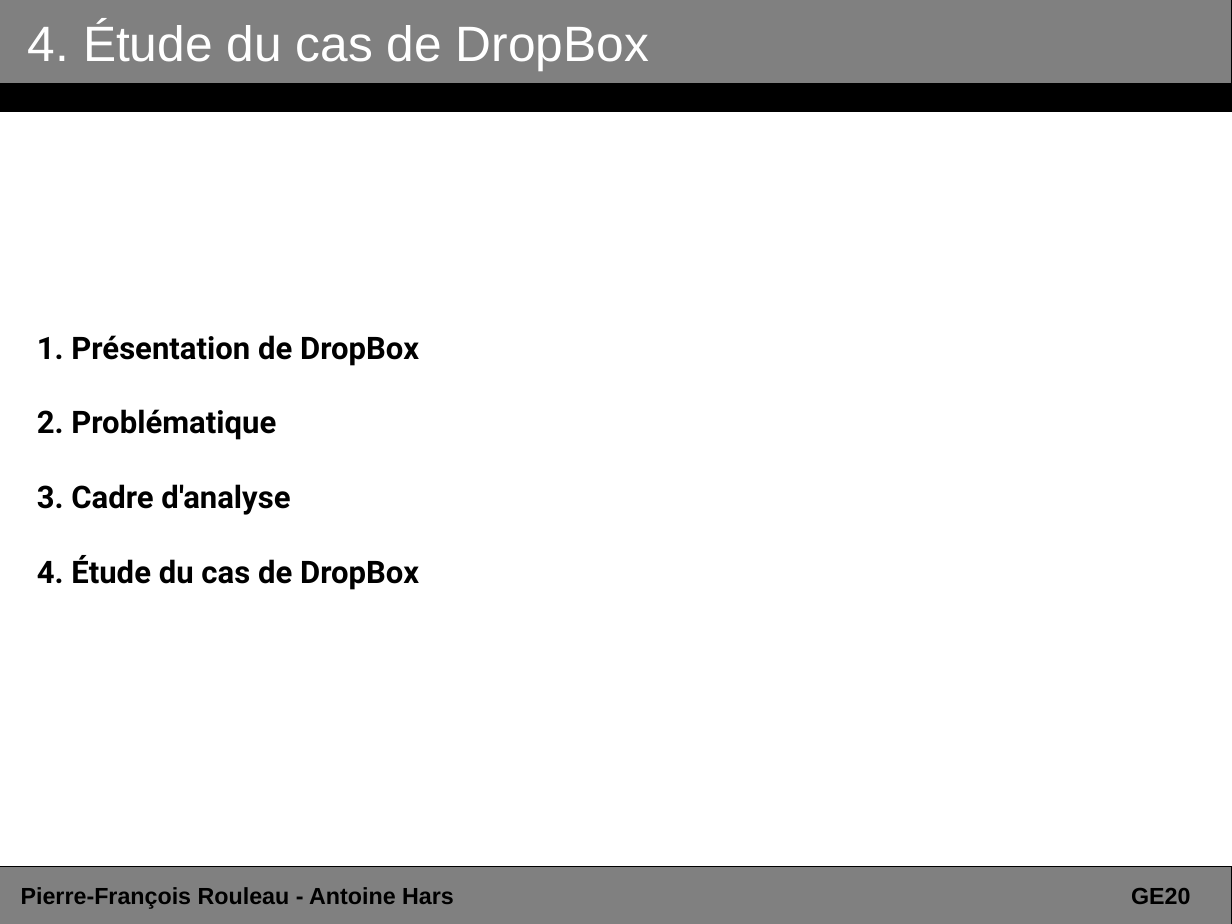
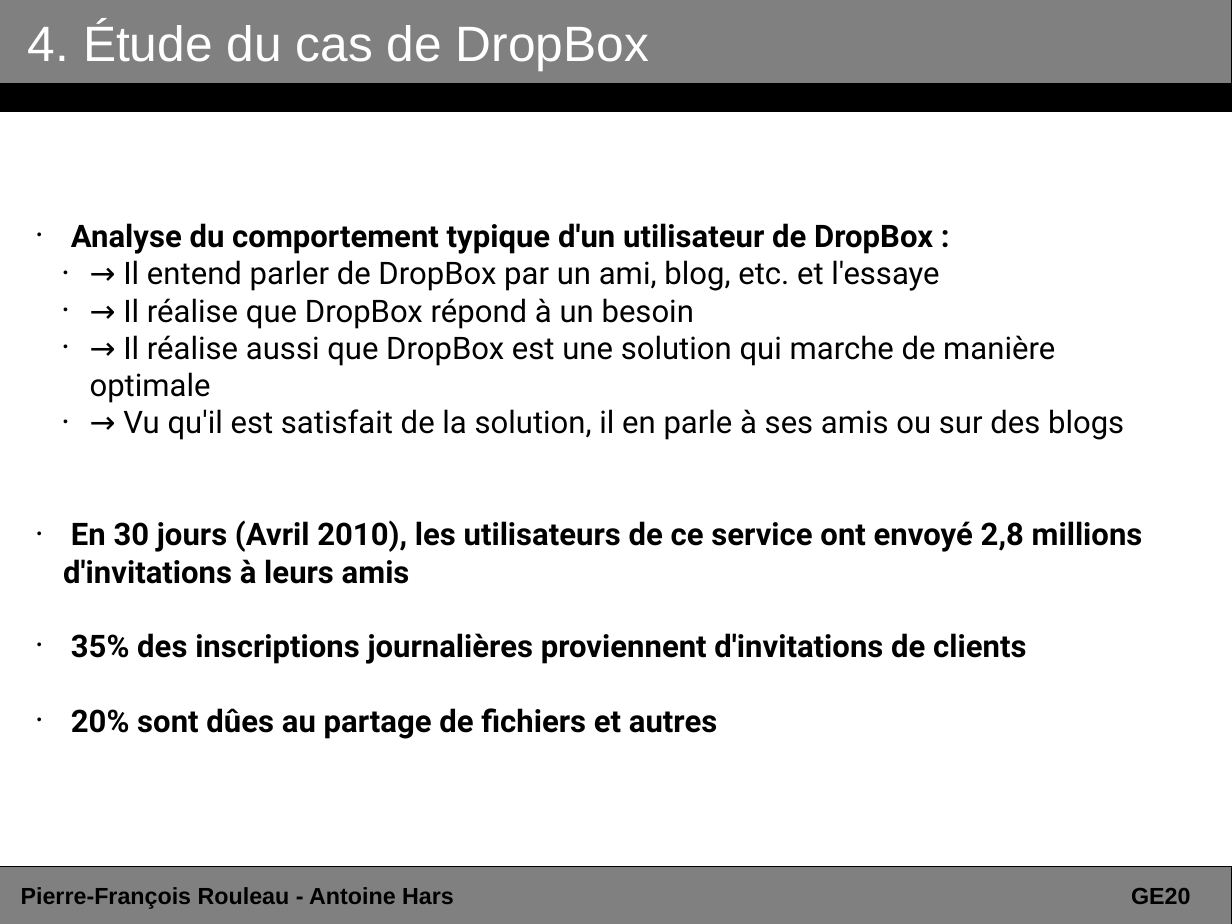
Before and after one commit to ahars/ge20, a slide deck: slide 20 of presentation_dropbox.odp (slide 16 before the commit). Drawn at 1232x924 pixels with LibreOffice and Linux fonts; fonts in the diff are those of the drawing. Boxes give left, top, right and bottom in pixels: in the first picture for what was removed or moved away, otherwise in the second. Text is boxed around its words. In the diff, an @@ line names an element or a change of style, - is before the commit and + after.

```diff
--- a/presentation_dropbox.odp
+++ b/presentation_dropbox.odp
@@ subtitle at (63,223,1143,739): text changed @@
-1. Présentation de DropBox
-2. Problématique
-3. Cadre d'analyse
-4. Étude du cas de DropBox
+• Analyse du comportement typique d'un utilisateur de DropBox :
+  • → Il entend parler de DropBox par un ami, blog, etc. et l'essaye
+  • → Il réalise que DropBox répond à un besoin
+  • → Il réalise aussi que DropBox est une solution qui marche de manière optimale
+  • → Vu qu'il est satisfait de la solution, il en parle à ses amis ou sur des blogs
+• En 30 jours (Avril 2010), les utilisateurs de ce service ont envoyé 2,8 millions d'invitations à leurs amis
+• 35% des inscriptions journalières proviennent d'invitations de clients
+• 20% sont dûes au partage de fichiers et autres
```
Also in this commit, not shown: 7 other slides changed, 1 slide added.
